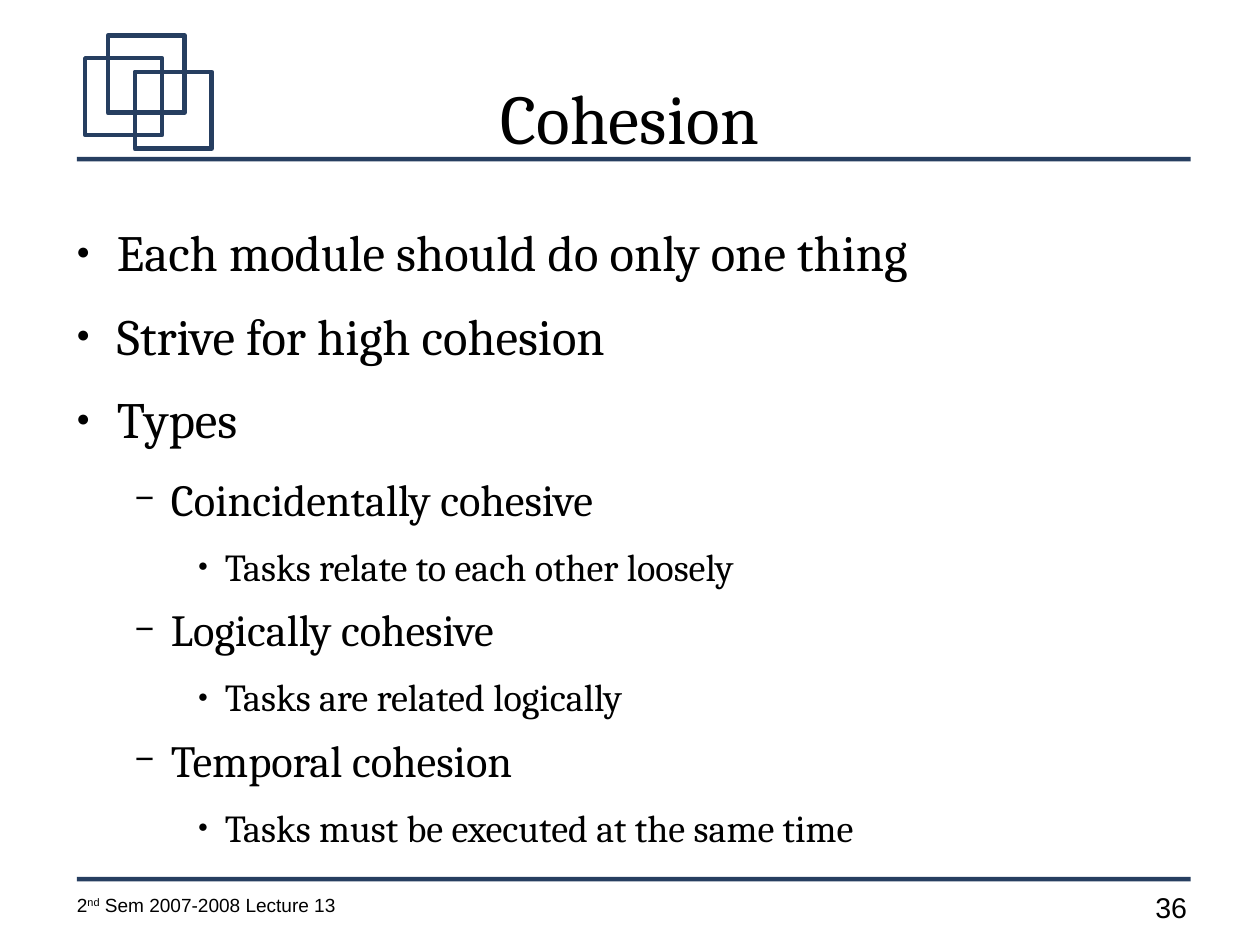
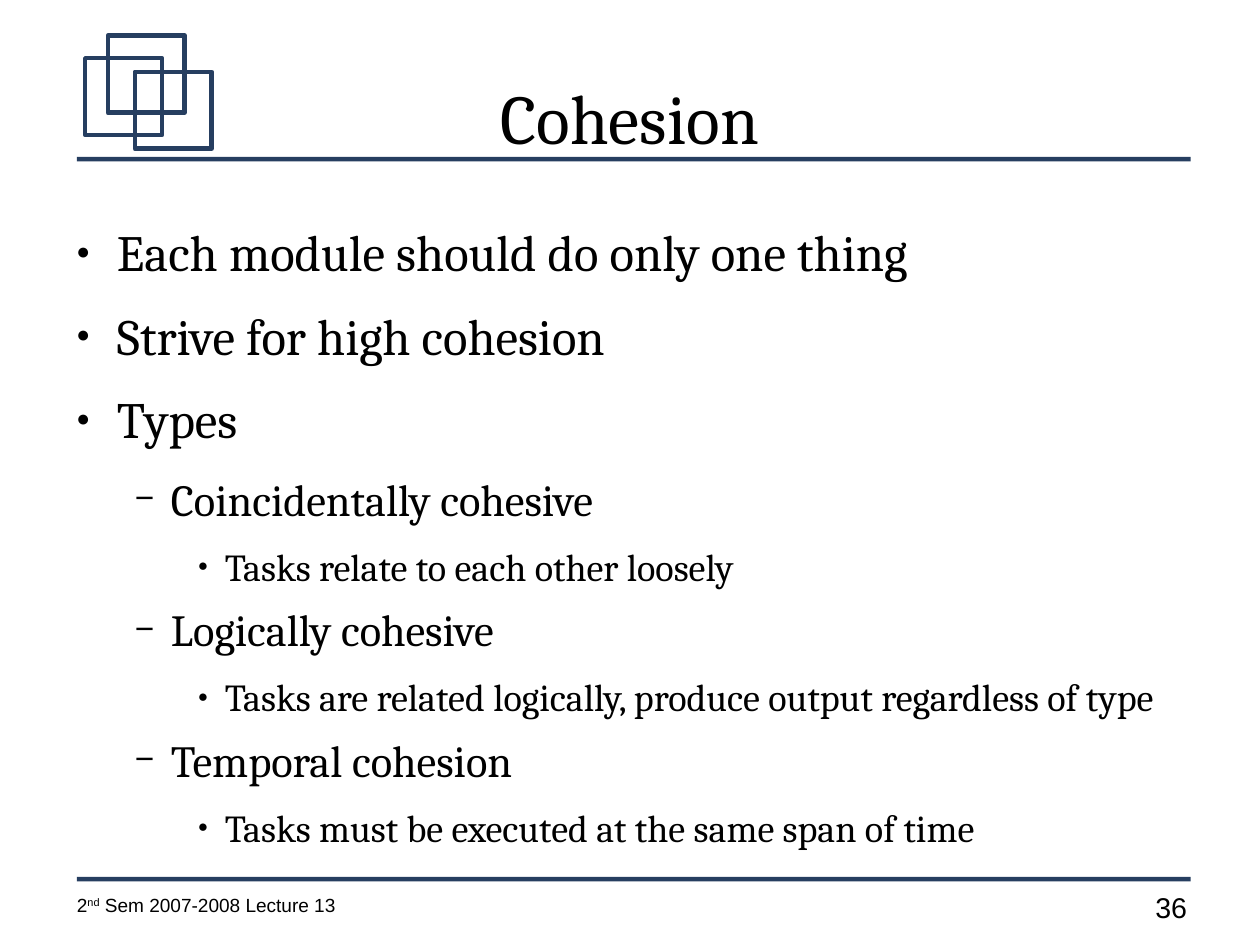
Before and after one commit to jachermocilla/jach-homepage, a slide deck: slide 36 of CMSC128-2nd-Sem-2007-L13.odp. Drawn at 1260x945 pixels with LibreOffice and Linux fonts; fonts in the diff are those of the drawing. Boxes give left, top, right and bottom in pixels: in the first picture for what was removed or moved away, otherwise in the second. Text is boxed around its words. In the diff, an @@ line names an element or a change of style, - is before the commit and + after.

```diff
--- a/CMSC128-2nd-Sem-2007-L13.odp
+++ b/CMSC128-2nd-Sem-2007-L13.odp
@@ text at (x1=225, y1=684, x2=1153, y2=720): text changed @@
-    ● Tasks are related logically
+    ● Tasks are related logically, produce output regardless of type
@@ text at (x1=225, y1=815, x2=975, y2=850): text changed @@
-    ● Tasks must be executed at the same time
+    ● Tasks must be executed at the same span of time
```
Also in this commit, not shown: 45 other slides changed, 1 other file.
